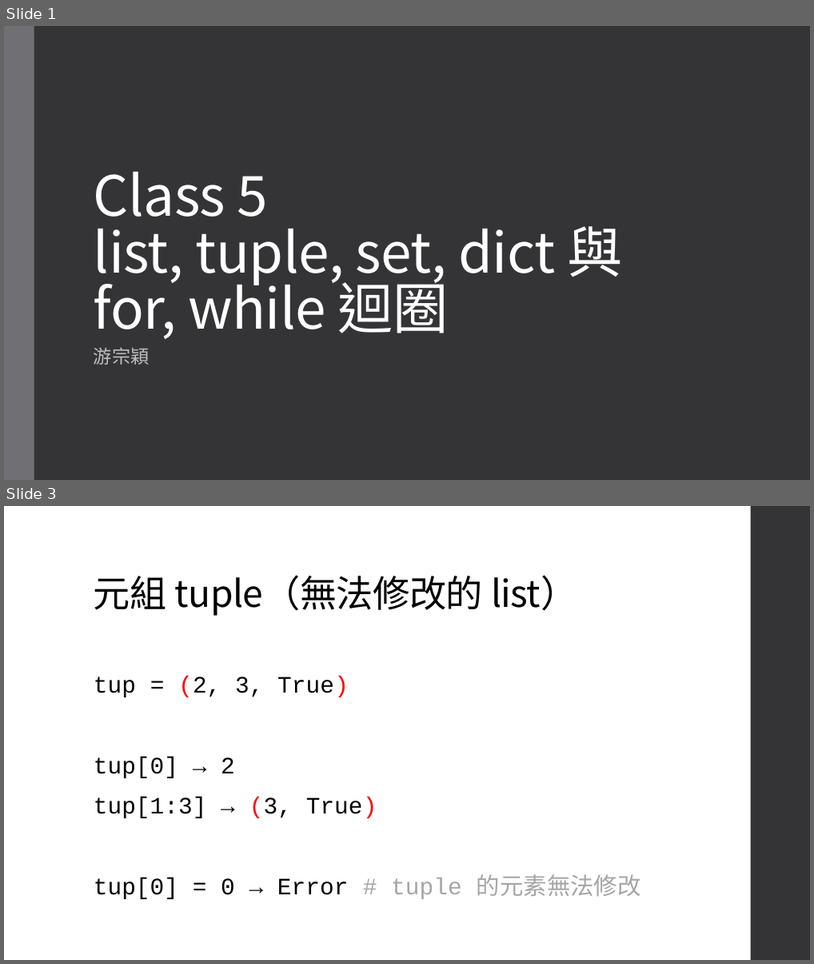
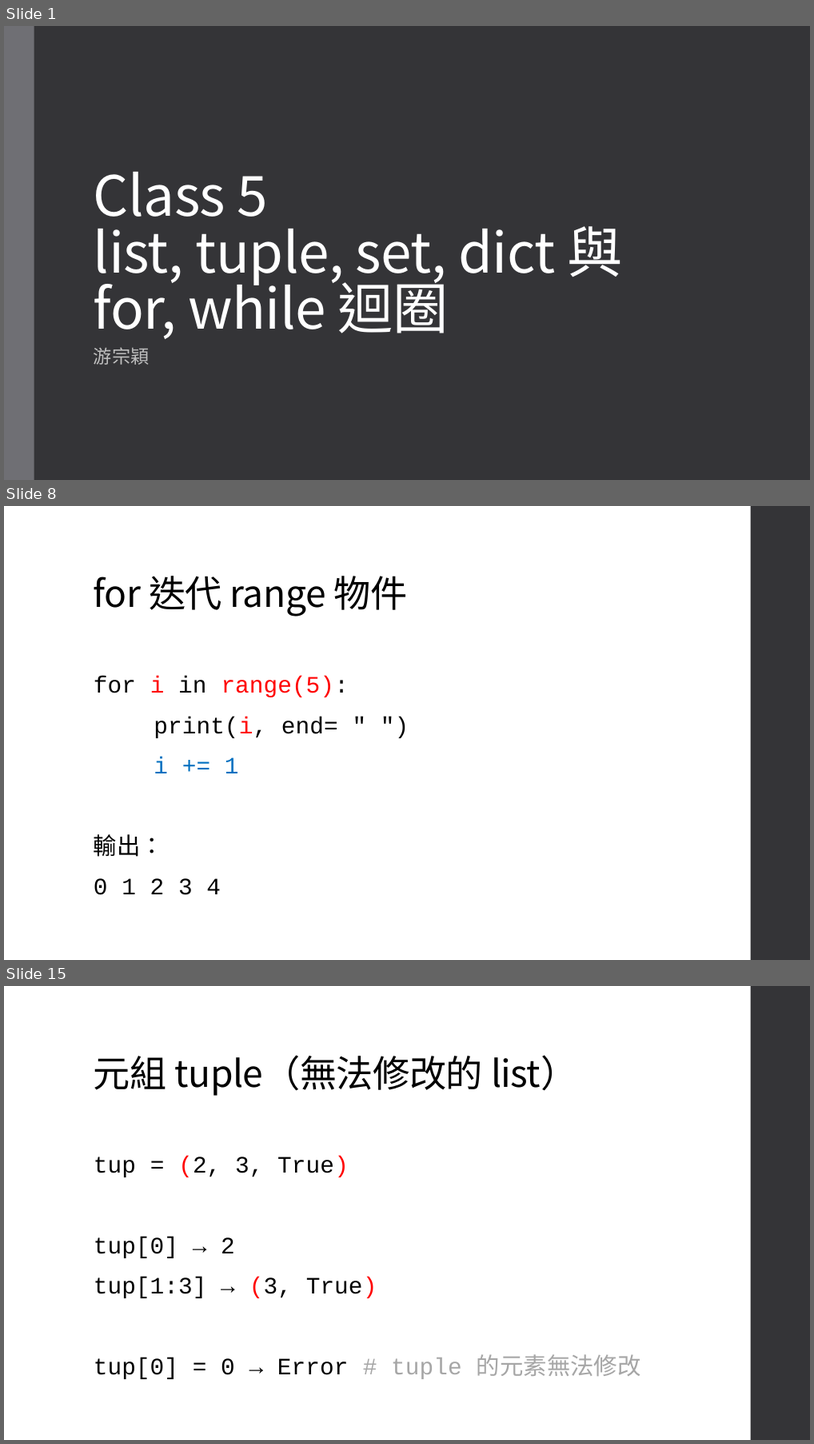
Before and after one commit to an920107/ServiceLearning, a slide deck: Class 5.pptx. Shown one above the other, each under a label of ours: slides 1 and 3 before the commit, slides 1, 8 and 15 after it; the slides between them are not shown. The pictures are 814x964 and 814x1444 pixels, drawn with LibreOffice and Linux fonts; fonts in the diff are those of the drawing. Boxes give left, top, right and bottom in pixels: in the first picture for what was removed or moved away, otherwise in the second. Text is boxed around its words. In the diff, an @@ line names an element or a change of style, - is before the commit and + after.

```diff
--- a/Class 5.pptx
+++ b/Class 5.pptx
@@ slide 8 added at [4,506,810,960], background #FFFFFF; not listed: 1 template element that a slide beside it also shows @@
@@ title added at [94,576,407,616], 44 pt, text #000000 @@
+for 迭代 range 物件
@@ text added at [94,676,350,895], 28 pt, text #000000 @@
+for i in range(5):
+print(i, end= " ")
+i += 1
+輸出：
+0 1 2 3 4
@@ what was slide 3 is now slide 15 @@
```
Also in this commit, not shown: 2 slides changed, 13 other slides added.
